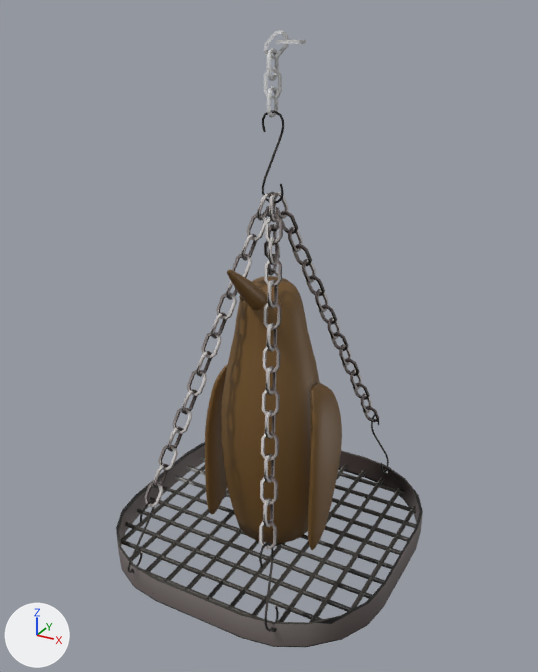
A saved change to the FBX model resources/stage3/rihutoP.fbx.
One viewpoint serves both versions: a 50 mm lens placed at (0.629, -1.157, 0.536), pointed at (0.001, -0.016, -0.034). Lighting does not change. The marker at lower left points along +X, +Y and +Z. Where no turn or scale is listed for an object, it has been applied to the vertices.

The first picture shows 'rihutoP_S'.
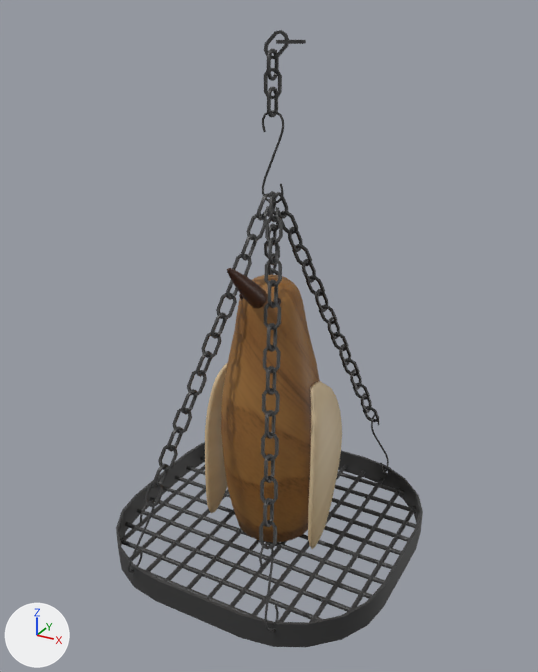
Pixel boxes [x1, y1, x2, y2] of what changed, in the pictures (538 x 672 px; the box of a moved part takes in the faces that stretch with it):
part 1 of me_mesh, moved or reshaped
    before: [308, 383, 342, 550]
    after: [308, 381, 342, 549]
part 2 of me_mesh, moved or reshaped
    before: [205, 364, 228, 515]
    after: [205, 363, 227, 513]
part 3 of me_mesh, moved or reshaped
    before: [227, 270, 267, 310]
    after: [227, 268, 267, 308]
part 4 of me_mesh, moved or reshaped
    before: [221, 276, 320, 543]
    after: [221, 275, 320, 542]
part 5 of me_mesh, recoloured (grey to black)
    both: [116, 110, 423, 647]
part 6 of me_mesh, recoloured (grey to black)
    both: [264, 30, 306, 117]

The change in detail:
Picture 'p.png' (img_p_png) is new.
Picture 'pawn_b.png' (img_pawn_b_png) is new.
Material 'wallshelf4' (mat_wallshelf4) is new.
Its texture is img_p_png.
Material 'C1' (mat_c1) is new.
Its texture is img_pawn_b_png (with its transparency).
Material 'negi2' (mat_negi2) is new.
Its texture is img_pawn_b_png (with its transparency).
me_mesh has 9449 vertices, 10007 faces and spans x -0.293..0.293, y -0.299..0.299, z -0.504..0.504.
me_mesh is used by ob_rihutop_s; location (0.0, 0.0, 0.0).
me_mesh no longer uses material mat_wallshelf (picture img_ground_2_png).
me_mesh part 1: the loose piece of 362 vertices spanning x 0.091..0.135, y -0.067..0.073, z -0.47..-0.12 is moved by (0.0, 0.0, 0.003), in mat_wallshelf4 (picture img_p_png).
me_mesh part 2: the loose piece of 362 vertices spanning x -0.135..-0.091, y -0.067..0.073, z -0.47..-0.12 is moved by (0.0, 0.0, 0.003), in mat_wallshelf4 (picture img_p_png).
me_mesh part 3: the loose piece of 202 vertices spanning x -0.019..0.019, y -0.156..-0.037, z 0.032..0.138 is moved by (0.0, 0.0, 0.003), in mat_wallshelf4 (picture img_p_png).
me_mesh part 4: 2 vertices moved within x -0.033..0.033, y -0.053, z 0.05; 627 vertices removed from x -0.103..0.103, y -0.108..0.112, z -0.48..0.078; 627 vertices added at x -0.103..0.103, y -0.108..0.112, z -0.477..0.081.
me_mesh part 5: 8119 faces spanning x -0.293..0.293, y -0.299..0.299, z -0.504..0.378 switch from mat_negi1 (picture img_negi_png) to mat_negi2 (picture img_pawn_b_png).
me_mesh part 6: 208 faces spanning x -0.016..0.058, y -0.017..0.017, z 0.366..0.504 switch from mat_c (picture img_tyusya_png) to mat_c1 (picture img_pawn_b_png).
me_mesh now uses material mat_wallshelf4 (picture img_p_png).
